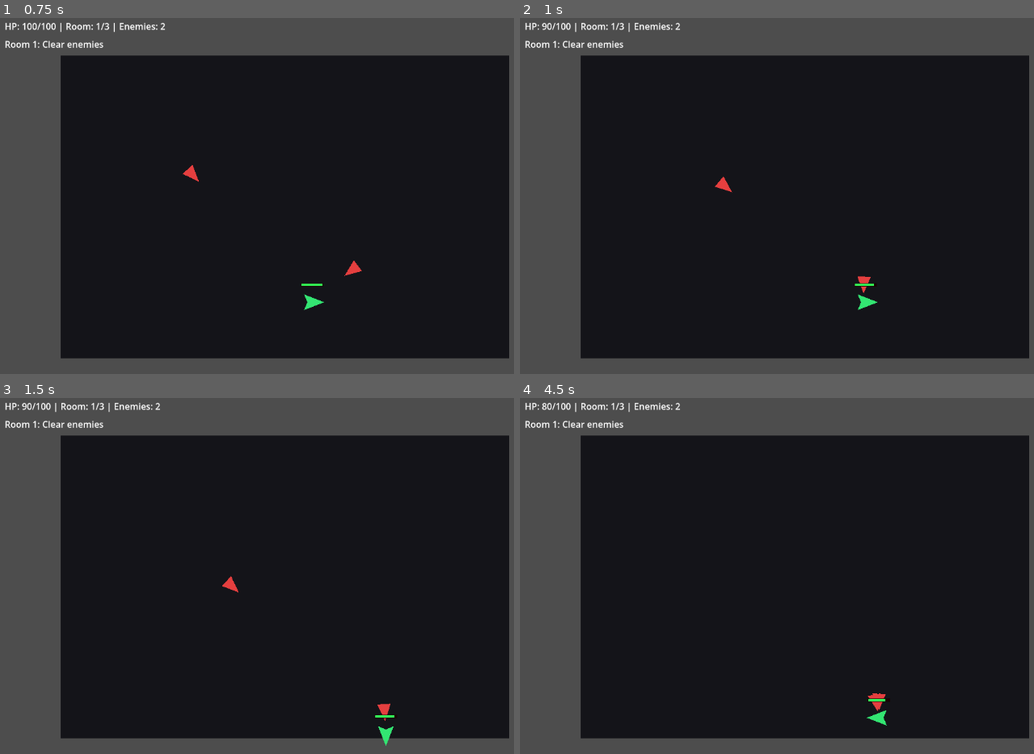
Above: before the commit, frames 1-4 (two rows, left to right).
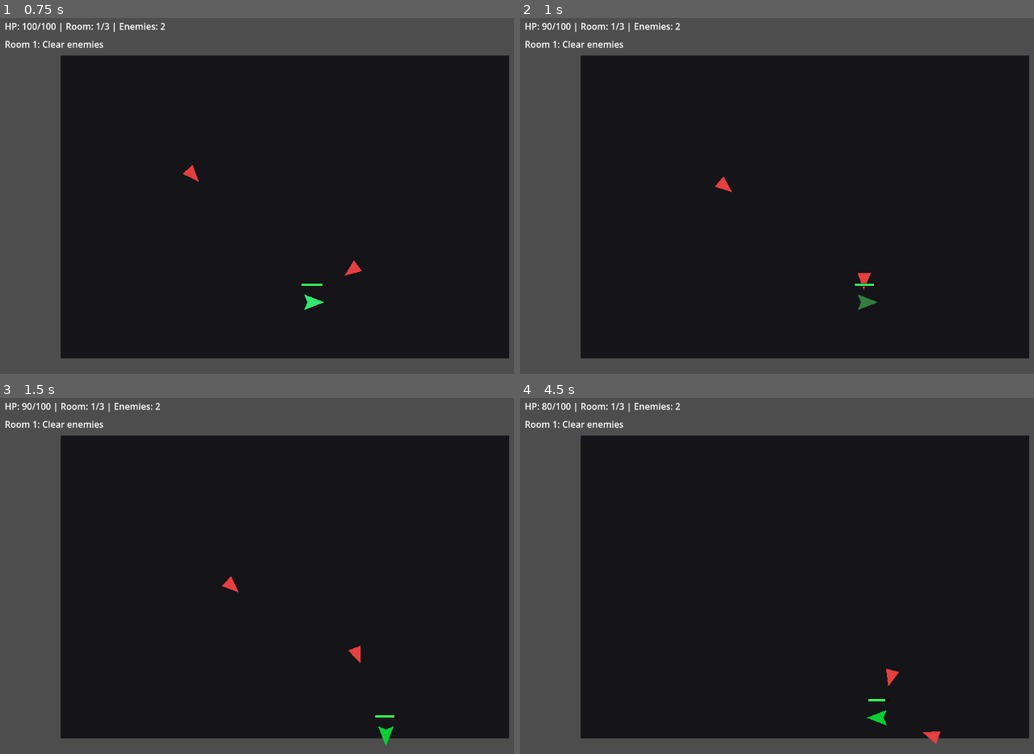
Above: after the commit, the same moments.

Repository: DGoat/Project-A
Game: Godot game, scene res://scenes/Main.tscn
Same seed, same stepped clock (60 frames per second), same inputs: the game is played once before the commit and once after it.
Inputs (mouse positions are in pixels of both pictures, inside the frame that each line leads up to):
- Up to frame 1 (0.75 s): move the mouse to (457, 174) at 0.52 s; hold D (move_right) from 0.53 s (still down); click (457, 174) at 0.6 s
- Up to frame 2 (1 s): keep holding D (move_right)
- Up to frame 3 (1.5 s): move the mouse to (185, 590) at 1.27 s; release D (move_right) at 1.28 s; hold S (move_down) from 1.28 s (still down); tap Space (dash) at 1.35 s
- Up to frame 4 (4.5 s): move the mouse to (900, 494) at 2.02 s; release S (move_down) at 2.03 s; hold D (move_right) 2.03-2.78 s; hold 1 2.03-2.78 s; move the mouse to (802, 643) at 2.77 s; hold W (move_up) 2.78-3.53 s; tap 2 at 2.85 s; move the mouse to (1028, 625) at 3.52 s; hold 3 3.53-4.28 s; hold A (move_left) from 3.53 s (still down); move the mouse to (643, 519) at 4.27 s; click (643, 519) at 4.35 s

Frame 1 is identical in both runs. In frame 2, 0.1% of the frame differs, in the area x 65-70%, y 71-83%; in frame 3, 0.2%; in frame 4, 0.3%, in the area x 67-82%, y 75-98%.

Commit message:
Tune contact damage and ranged pressure

Diff:
--- a/demos/demo-godot-001-action-roguelite/scripts/melee_enemy.gd
+++ b/demos/demo-godot-001-action-roguelite/scripts/melee_enemy.gd
@@ -5,6 +5,8 @@
 @export var max_hp := 40
 @export var move_speed := 120.0
 @export var contact_damage := 10
+@export var recoil_speed := 260.0
+@export var recoil_duration := 0.18
 @export var elite := false
 
 var hp := 40
@@ -13,6 +15,8 @@
 var burn_ticks_left := 0
 var burn_owner: Node
 var burn_timer := 0.0
+var recoil_time := 0.0
+var recoil_direction := Vector2.ZERO
 var dead := false
 
 @onready var body := $Body
@@ -32,7 +36,11 @@
 	if dead or player == null:
 		return
 	var direction := global_position.direction_to(player.global_position)
-	velocity = direction * move_speed
+	if recoil_time > 0.0:
+		recoil_time -= delta
+		velocity = recoil_direction * recoil_speed
+	else:
+		velocity = direction * move_speed
 	move_and_slide()
 	body.rotation = direction.angle()
 	_process_burn(delta)
@@ -66,6 +74,8 @@
 func _on_contact_body_entered(body_node: Node2D) -> void:
 	if body_node.has_method("take_damage"):
 		body_node.take_damage(contact_damage)
+		recoil_direction = body_node.global_position.direction_to(global_position).normalized()
+		recoil_time = recoil_duration
 
 func _die(source: Node = null) -> void:
 	dead = true
--- a/demos/demo-godot-001-action-roguelite/scripts/player.gd
+++ b/demos/demo-godot-001-action-roguelite/scripts/player.gd
@@ -23,6 +23,8 @@
 var dash_cooldown_time := 0.0
 var attack_cooldown_time := 0.0
 var dash_strike_ready := false
+var invulnerable_time := 0.0
+var hurt_invulnerable_duration := 0.65
 var dead := false
 
 @onready var body := $Body
@@ -46,6 +48,7 @@
 
 	dash_cooldown_time = maxf(0.0, dash_cooldown_time - delta)
 	attack_cooldown_time = maxf(0.0, attack_cooldown_time - delta)
+	invulnerable_time = maxf(0.0, invulnerable_time - delta)
 
 	if dash_time > 0.0:
 		dash_time -= delta
@@ -75,11 +78,16 @@
 		attack_preview.visible = false
 
 func take_damage(amount: int) -> void:
-	if dead:
+	if dead or invulnerable_time > 0.0:
 		return
+	invulnerable_time = hurt_invulnerable_duration
 	hp = max(0, hp - amount)
 	_update_health_bar()
 	health_changed.emit(hp, max_hp)
+	body.modulate = Color(1.0, 0.55, 0.55)
+	await get_tree().create_timer(0.08).timeout
+	if is_instance_valid(body):
+		body.modulate = Color(0.2, 0.9, 0.45)
 	if hp == 0:
 		dead = true
 		died.emit()
--- a/demos/demo-godot-001-action-roguelite/scripts/ranged_enemy.gd
+++ b/demos/demo-godot-001-action-roguelite/scripts/ranged_enemy.gd
@@ -4,8 +4,8 @@
 
 @export var max_hp := 30
 @export var move_speed := 70.0
-@export var preferred_distance := 260.0
-@export var shoot_cooldown := 1.2
+@export var preferred_distance := 300.0
+@export var shoot_cooldown := 1.8
 
 var hp := 30
 var player: Node2D
@@ -21,6 +21,7 @@
 
 func _ready() -> void:
 	hp = max_hp
+	shoot_time = shoot_cooldown * 0.7
 
 func _physics_process(delta: float) -> void:
 	if dead or player == null:
Not shown, changed: demos/demo-godot-001-action-roguelite/dev-log.md
Not shown, changed: demos/demo-godot-001-action-roguelite/issue-tracker.md
Not shown, added: demos/demo-godot-001-action-roguelite/specs/spec-002-contact-damage-separation.md
